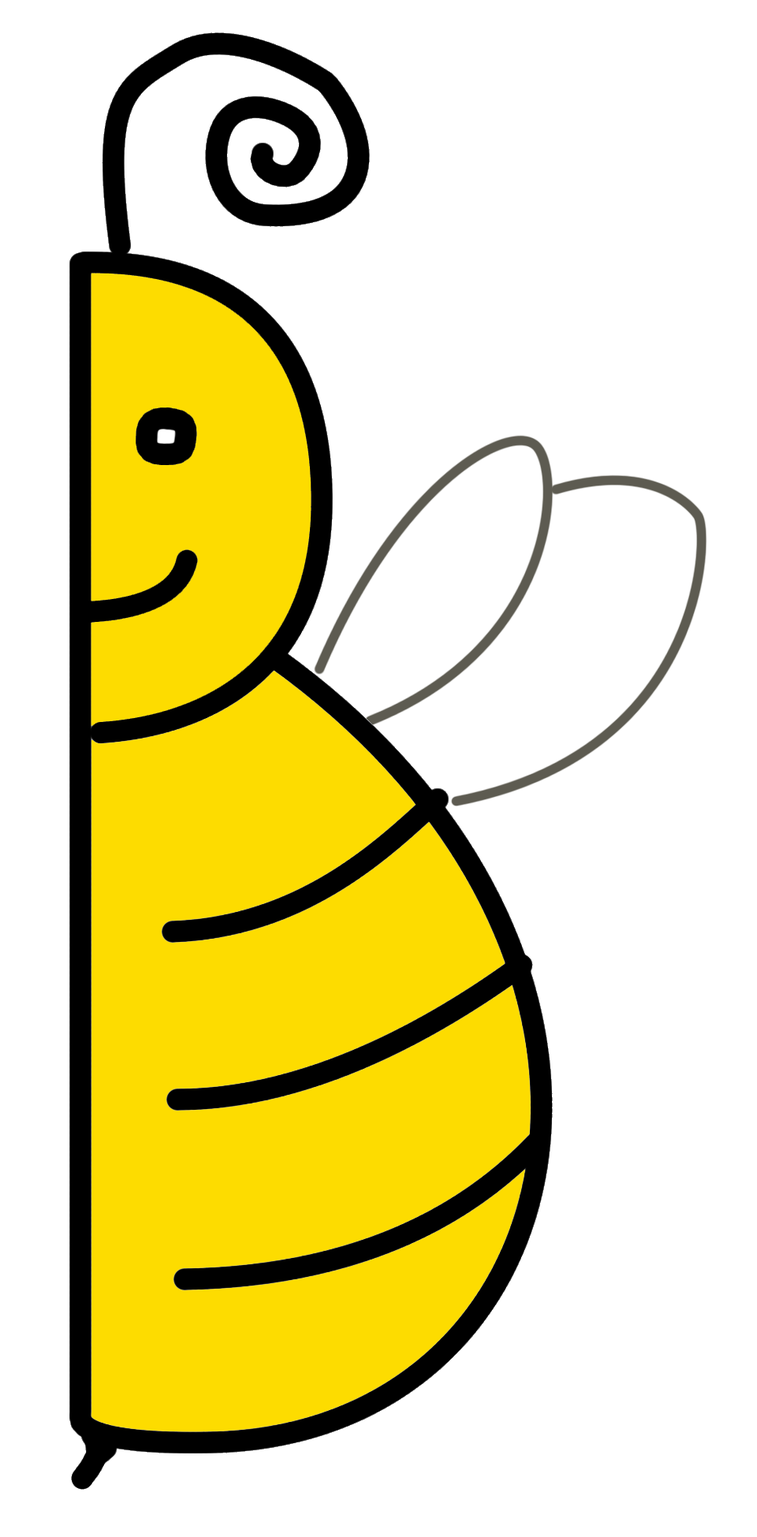
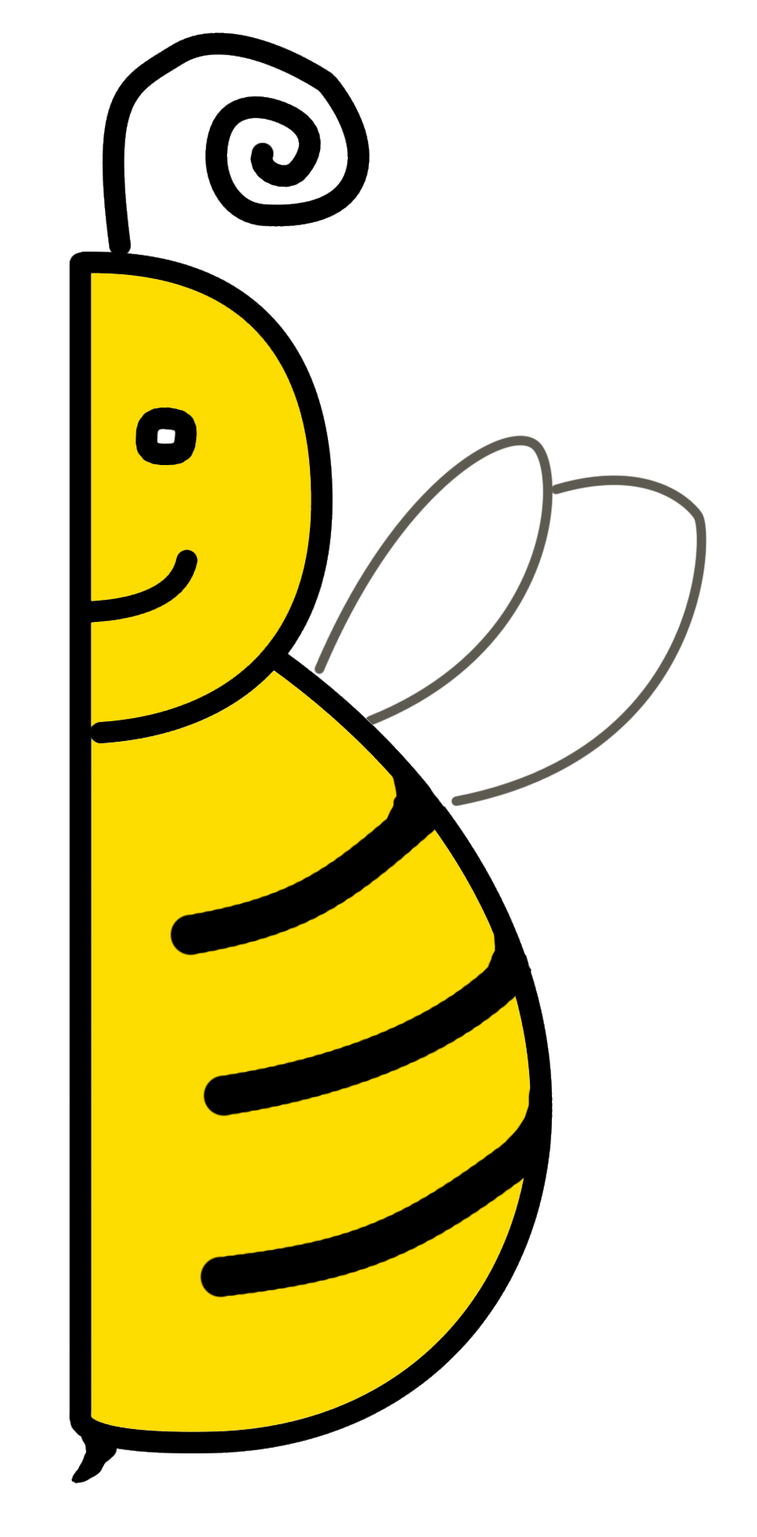
Layered file, before and after one edit (757×1537). Changes by layer:
added layer "Layer 2" above "Background copy" over [169, 775, 551, 1299]
painted on "Background copy" over [70, 786, 533, 1490]
